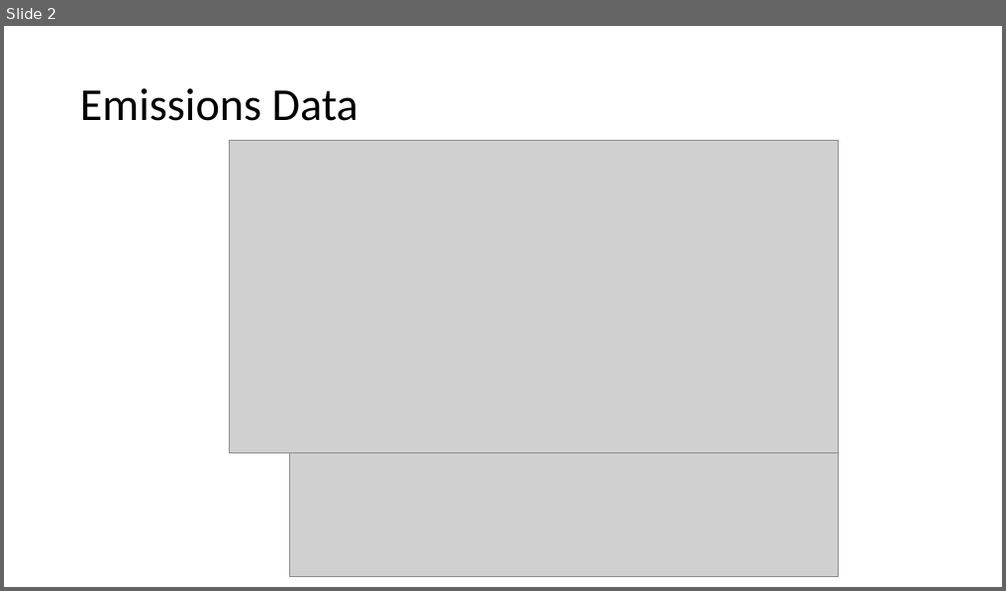
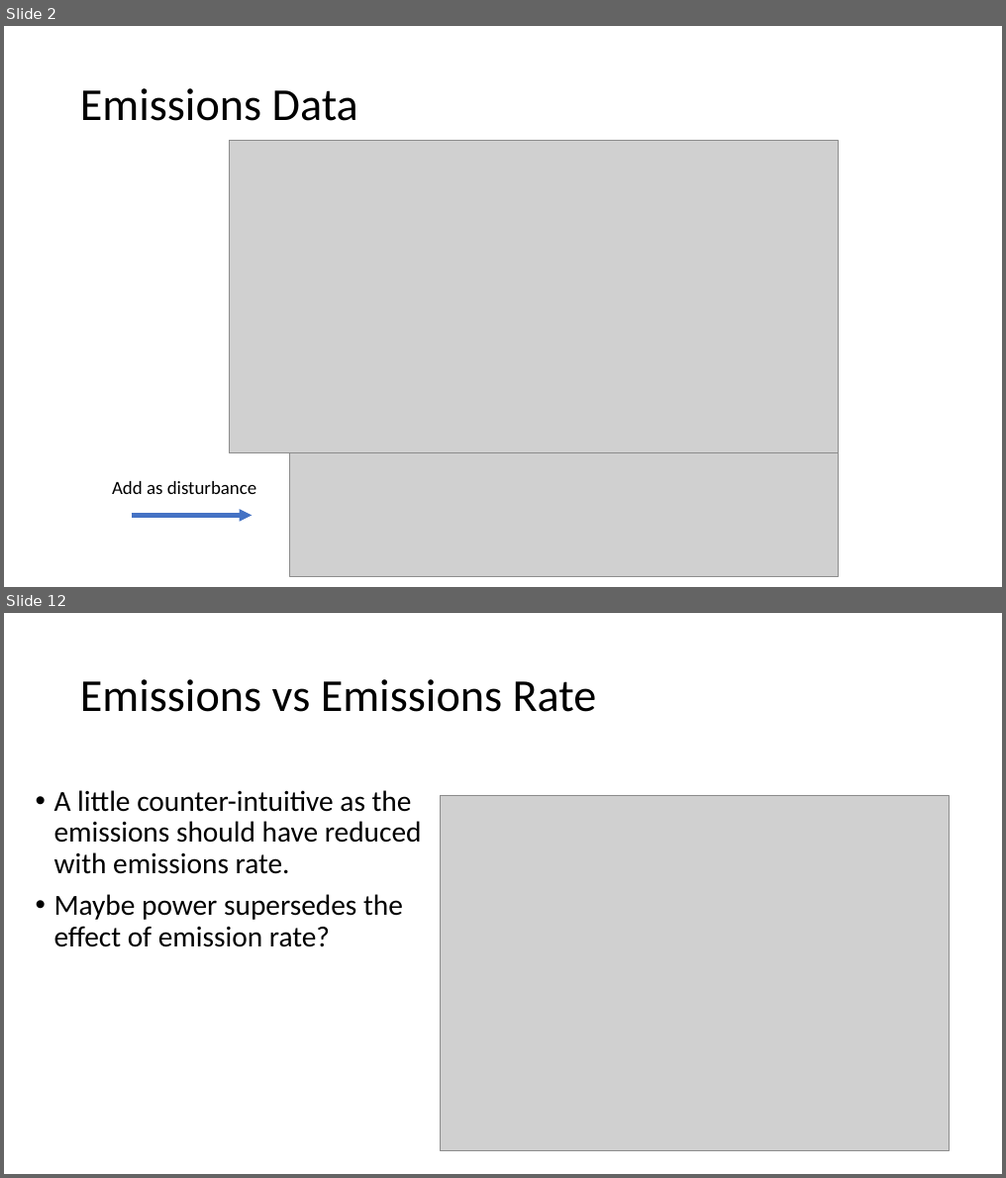
Before and after one commit to vijay092/lcdmpc, a slide deck: emissions.pptx. Shown one above the other, each under a label of ours: slide 2 before the commit, slides 2 and 12 after it; the slides between them are not shown. The pictures are 1006x591 and 1006x1178 pixels, drawn with LibreOffice and Linux fonts; fonts in the diff are those of the drawing; grey boxes stand for pictures. Boxes give left, top, right and bottom in pixels: in the first picture for what was removed or moved away, otherwise in the second. Text is boxed around its words. In the diff, an @@ line names an element or a change of style, - is before the commit and + after.

```diff
--- a/emissions.pptx
+++ b/emissions.pptx
@@ slide 12 added at (4, 613, 1002, 1174), background #FFFFFF @@
@@ title added at (80, 679, 597, 712), 44 pt, text #000000 @@
+Emissions vs Emissions Rate
@@ text added at (54, 790, 422, 948), 28 pt, text #000000 @@
+• A little counter-intuitive as the emissions should have reduced with emissions rate.
+• Maybe power supersedes the effect of emission rate?
@@ picture added at (441, 795, 949, 1152) @@
@@ slide 2 changed as well @@
@@ text added at (112, 481, 256, 494), 18 pt, text #000000 @@
+Add as disturbance
@@ arrow added from (132, 516) to (252, 516), #4472C4 4 pt @@
```
Also in this commit, not shown: 13 other slides added, 2 slides removed, 6 other files.
